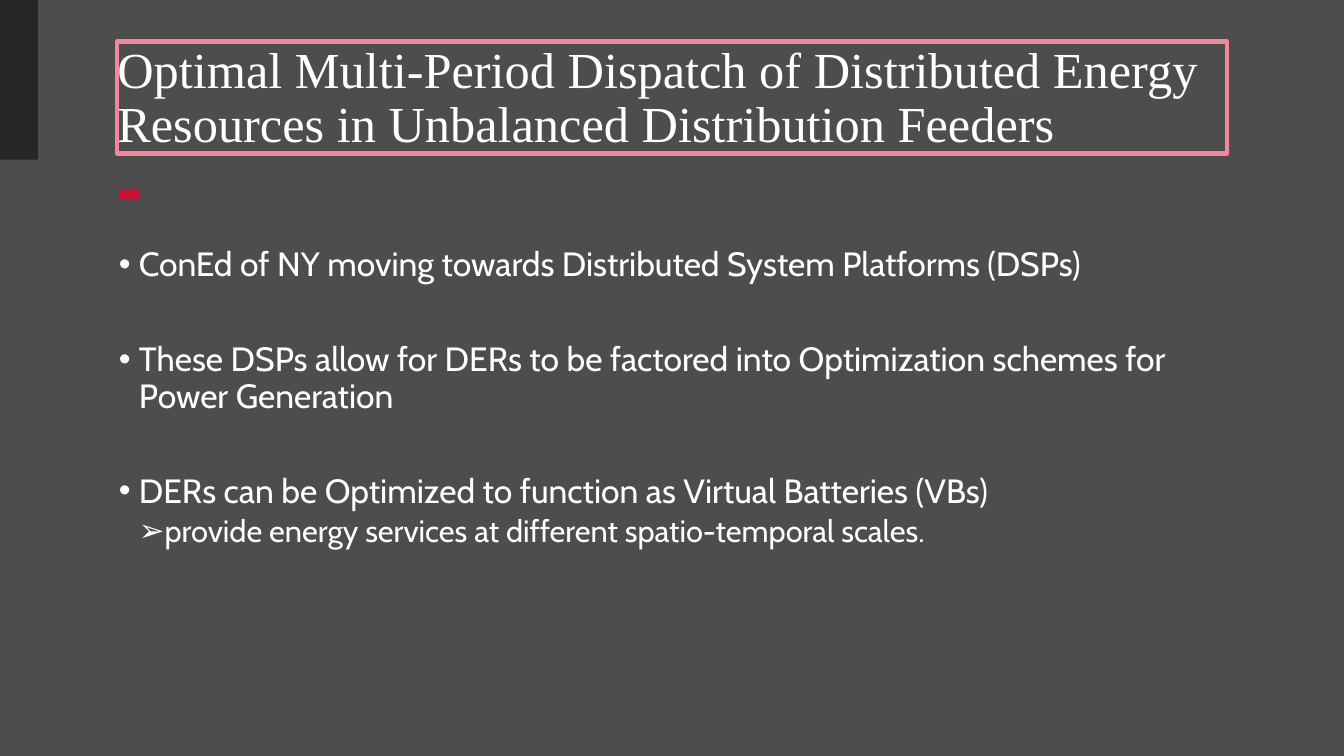
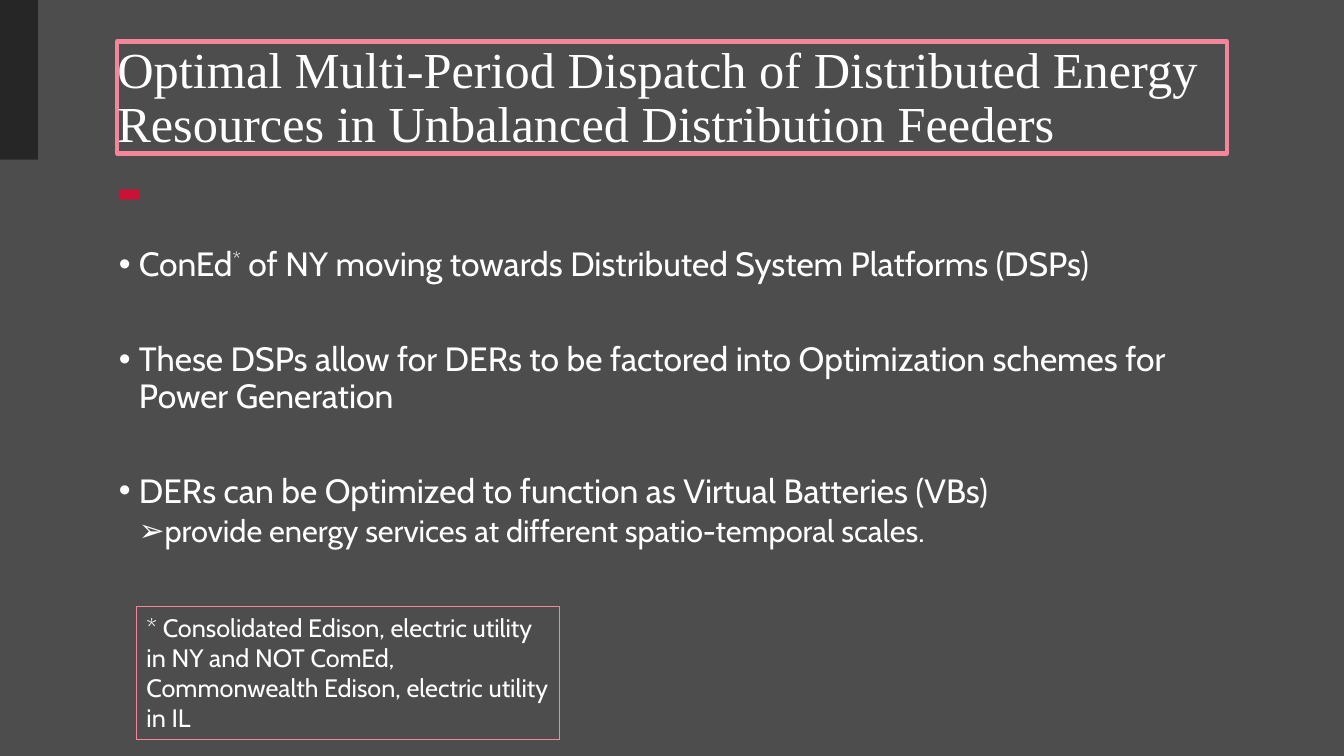
Before and after one commit to Realife-Brahmin/OriginalDocsHub, a slide deck: slide 5 of research_showcase/multiPeriodOptimization_aryan_ritwajeet_jha.pptx. Drawn at 1344x756 pixels with LibreOffice and Linux fonts; fonts in the diff are those of the drawing; background and template pictures are left out. Boxes give left, top, right and bottom in pixels: in the first picture for what was removed or moved away, otherwise in the second. Text is boxed around its words. In the diff, an @@ line names an element or a change of style, - is before the commit and + after.

```diff
--- a/research_showcase/multiPeriodOptimization_aryan_ritwajeet_jha.pptx
+++ b/research_showcase/multiPeriodOptimization_aryan_ritwajeet_jha.pptx
@@ text at (139,251,1089,284): text changed @@
-• ConEd of NY moving towards Distributed System Platforms (DSPs)
+• ConEd* of NY moving towards Distributed System Platforms (DSPs)
@@ rectangle added at (136,607,560,739), outline #F4869C 0.75 pt, 18 pt, text #FFFFFF @@
+* Consolidated Edison, electric utility in NY and NOT ComEd, Commonwealth Edison, electric utility in IL
```
Also in this commit, not shown: 2 other slides changed, 6 slides added.
